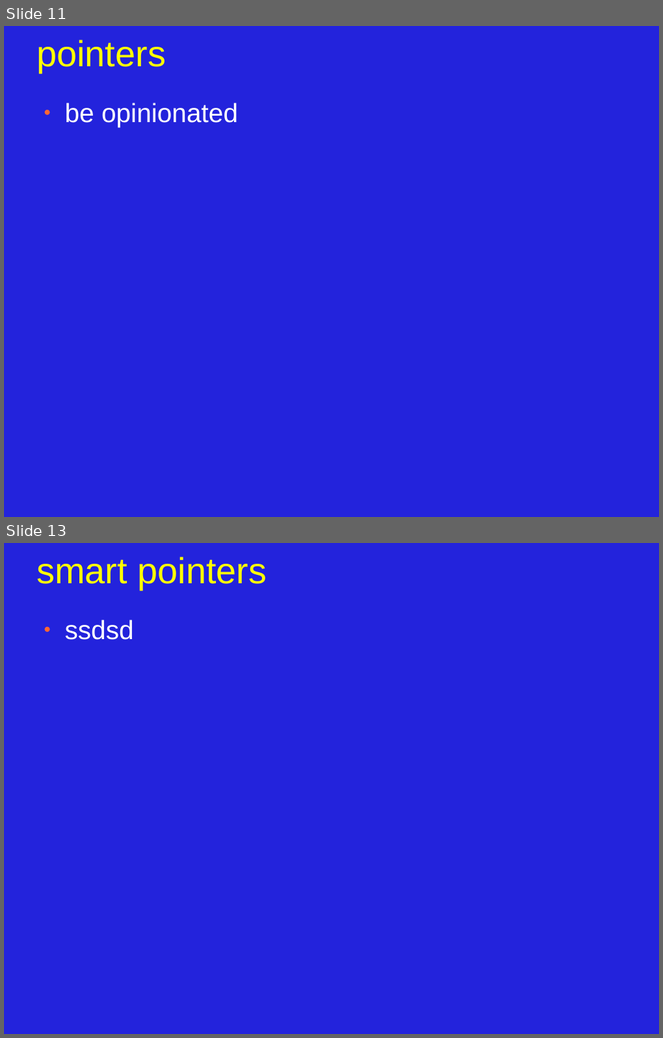
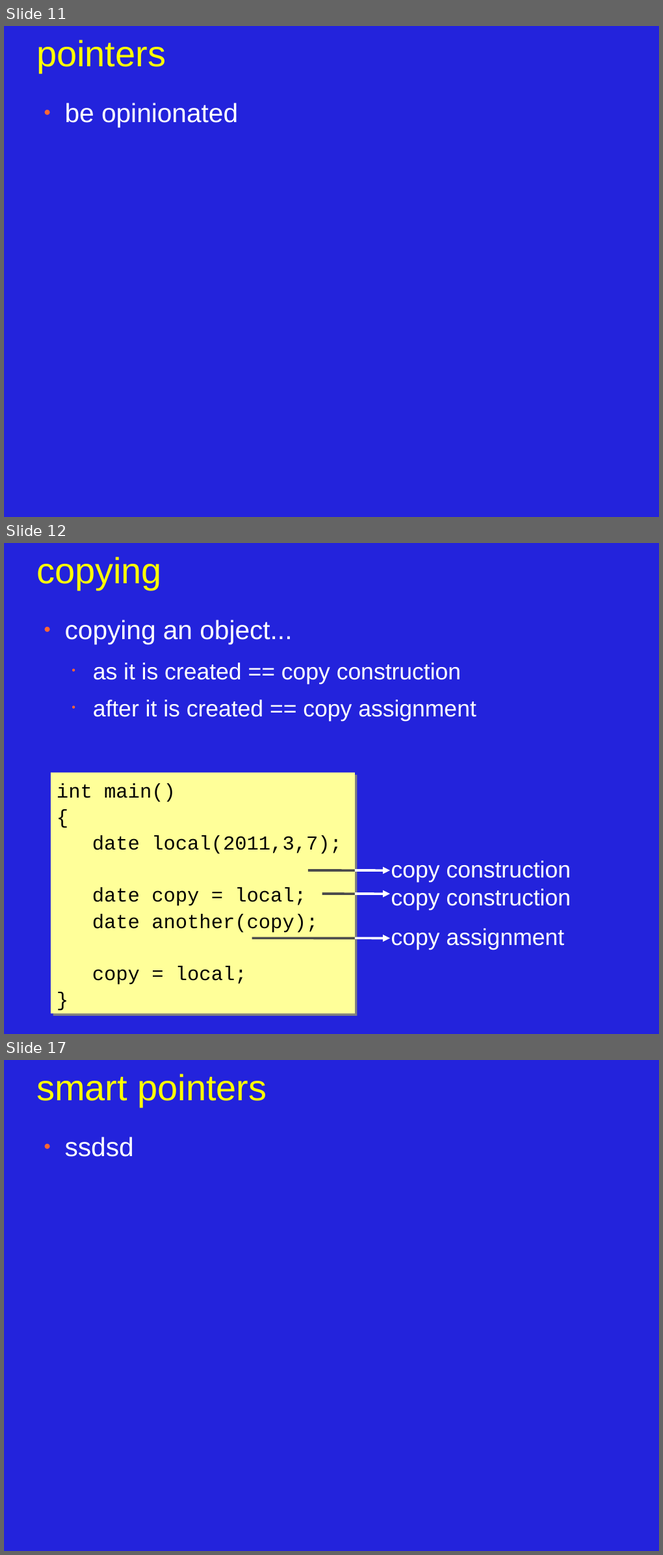
Before and after one commit to JonJagger/two-day-courses, a slide deck: cppf/04_Objects_Classes_and_Lifetime.odp. Shown one above the other, each under a label of ours: slides 11 and 13 before the commit, slides 11, 12 and 17 after it; the slides between them are not shown. The pictures are 663x1038 and 663x1555 pixels, drawn with LibreOffice and Linux fonts; fonts in the diff are those of the drawing. Boxes give left, top, right and bottom in pixels: in the first picture for what was removed or moved away, otherwise in the second. Text is boxed around its words. In the diff, an @@ line names an element or a change of style, - is before the commit and + after.

```diff
--- a/cppf/04_Objects_Classes_and_Lifetime.odp
+++ b/cppf/04_Objects_Classes_and_Lifetime.odp
@@ slide 12 added at [4,543,659,1034], background #2323DC @@
@@ title added at [36,557,162,590], 44 pt, text #FFFF00 @@
+copying
@@ text added at [65,620,477,721], 28 pt, text #FFFFFF @@
+● copying an object...
+  • as it is created == copy construction
+  • after it is created == copy assignment
@@ rectangle added at [51,772,356,1014], fill #FFFF99, 24 pt, text #000000 @@
+int main()
+{
+date local(2011,3,7);
+date copy = local;
+date another(copy);
+copy = local;
+}
@@ line added from (308, 871) to (356, 871), #4C4C4C 2.83 pt @@
@@ arrow added from (356, 871) to (391, 871), #FFFFFF 2.83 pt @@
@@ text added at [391,861,571,882], 28 pt, text #FFFFFF @@
+copy construction
@@ text added at [391,889,571,910], 28 pt, text #FFFFFF @@
+copy construction
@@ line added from (322, 895) to (356, 895), #4C4C4C 2.83 pt @@
@@ arrow added from (356, 895) to (391, 895), #FFFFFF 2.83 pt @@
@@ text added at [391,928,565,951], 28 pt, text #FFFFFF @@
+copy assignment
@@ line added from (252, 938) to (357, 938), #4C4C4C 2.83 pt @@
@@ arrow added from (356, 938) to (391, 938), #FFFFFF 2.83 pt @@
@@ what was slide 13 is now slide 17 @@
```
Also in this commit, not shown: 4 other slides added, 1 slide removed, 1 other file.
